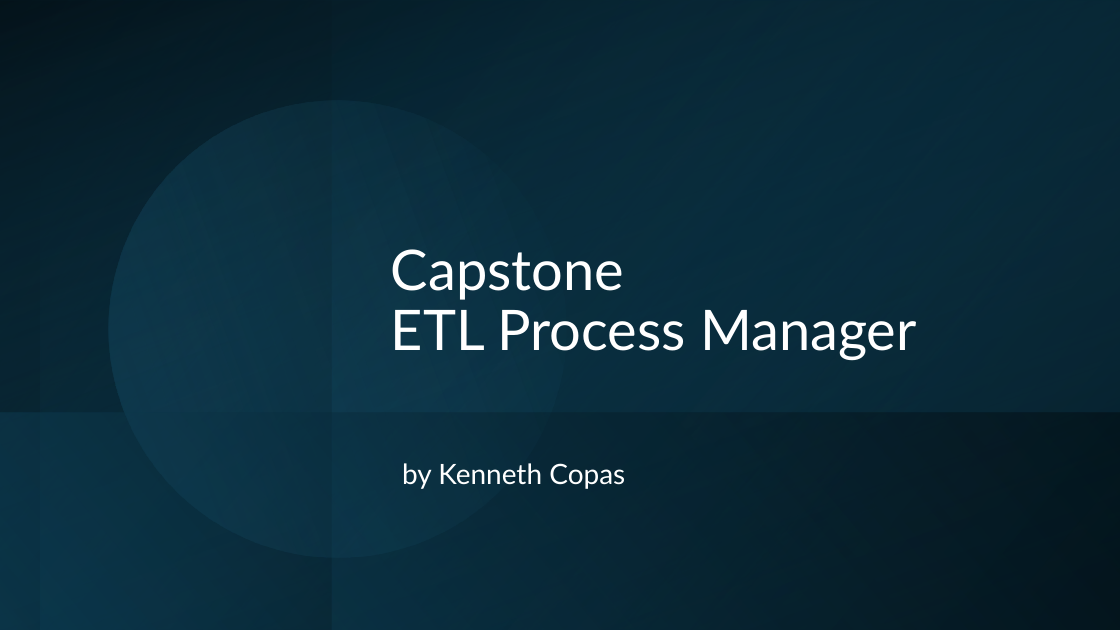
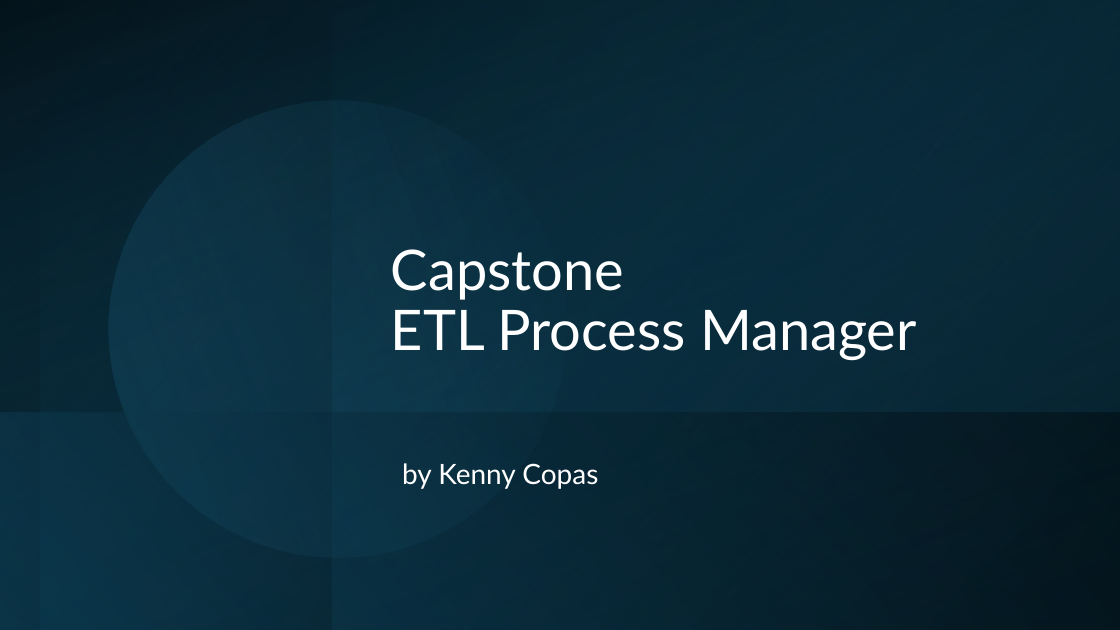
Before and after one commit to kencopas/Capstone, a slide deck: slide 1 of docs/Kenneth Copas - Capstone Presentation.pptx. Drawn at 1120x630 pixels with LibreOffice and Linux fonts; fonts in the diff are those of the drawing. Boxes give left, top, right and bottom in pixels: in the first picture for what was removed or moved away, otherwise in the second. Text is boxed around its words. In the diff, an @@ line names an element or a change of style, - is before the commit and + after.

Commit message:
updated capstone presentation

```diff
--- a/docs/Kenneth Copas - Capstone Presentation.pptx
+++ b/docs/Kenneth Copas - Capstone Presentation.pptx
@@ subtitle at bbox=[402, 463, 598, 489]: text changed @@
-by Kenneth Copas
+by Kenny Copas
```
Also in this commit, not shown: 3 other slides changed, 1 slide added, 2 slides removed, 6 other files.
